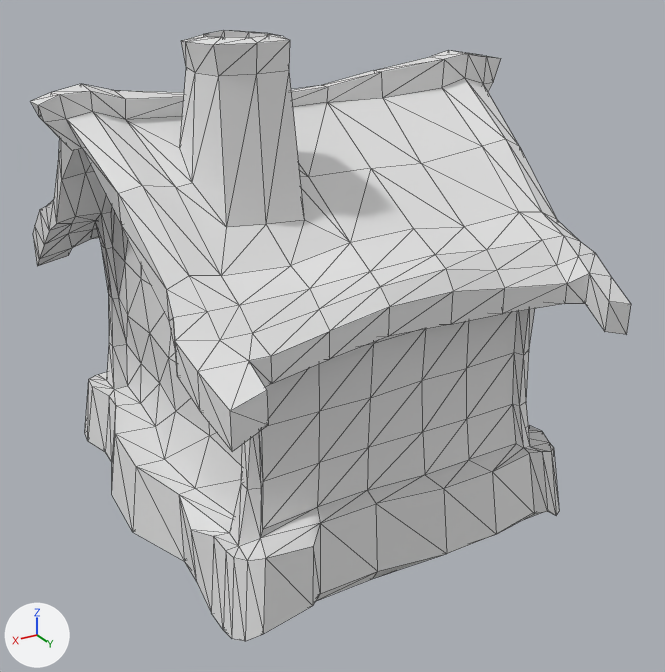
Two versions of the glTF model client/assets/models/buildings/cottage.glb, one commit apart.
Rendered twice from a 50 mm camera at (6.49, 11.98, 7.6) aimed at (-0.23, 0.8, 2.01). The axes (+X, +Y, +Z) are drawn at lower left. The lights are the same throughout. Mesh edges are drawn as thin lines. Vertices at the same position are counted once.
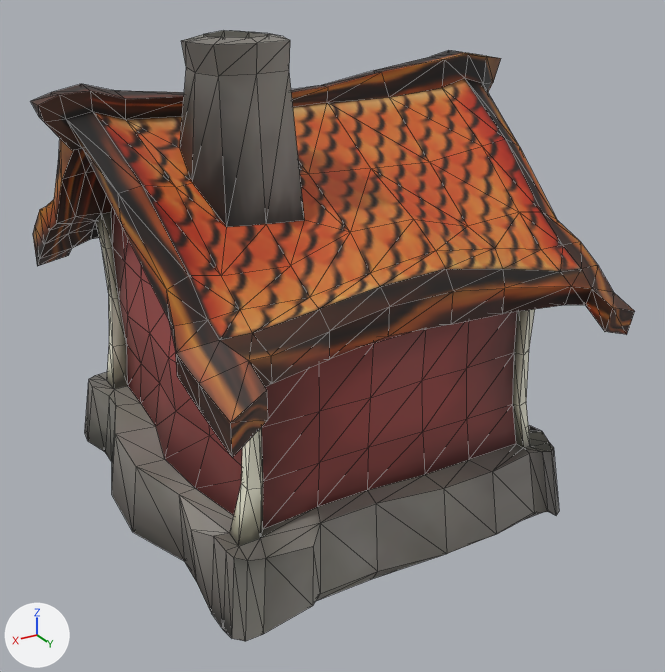
Where the change shows, as pixel boxes (x1, y1, x2, y2) in the pictures (665 x 672 px; the box of a moved part takes in the faces that stretch with it):
'Cube', recoloured, reshaped, surface changed
    before: (30, 30, 631, 641)
    after: (30, 30, 635, 641)
part 1 of me_cube_001, moved or reshaped
    before: (167, 59, 631, 452)
    after: (167, 59, 635, 458)
part 2 of me_cube_001, surface changed
    both: (30, 50, 577, 387)

The change, as a list of edits to the scene's bpy script:
```text
Change me_cube_001:
    where me_cube_001.from_pydata(...)  # 738 vertices, 1472 faces; spans x -3.76..3.64, y -3.68..4.08, z -0.55..6.58
    me_cube_001 part 1
    add for i in [113, 238, 356, 376, 737]: me_cube_001.vertices[i].co += Vector((0.0, 0.0, -0.14))
    add for i in [339, 731, 732]: me_cube_001.vertices[i].co += Vector((-0.02, 0.06, -0.08))
    add for i in [234, 361, 362]: me_cube_001.vertices[i].co += Vector((0.0, 0.0, -0.02))
    me_cube_001.vertices[202].co: (-0.54, 2.37, 4.08) -> (-0.54, 2.37, 4.21)  # pixel (413, 228) -> pixel (413, 219)
    me_cube_001.vertices[204].co: (0.52, 1.43, 4.71) -> (0.52, 1.43, 4.74)  # pixel (308, 177) -> pixel (308, 174)
    me_cube_001.vertices[205].co: (0.5, 2.45, 4.07) -> (0.5, 2.45, 4.21)  # pixel (350, 242) -> pixel (350, 232)
    me_cube_001.vertices[208].co: (-1.37, 1.37, 4.67) -> (-1.51, 1.37, 4.67)  # pixel (421, 163) -> pixel (429, 161)
    me_cube_001.vertices[215].co: (-1.5, 0.16, 5.41) -> (-1.61, 0.16, 5.41)  # pixel (382, 97) -> pixel (389, 97)
    me_cube_001.vertices[233].co: (-0.5, 2.92, 3.87) -> (-0.5, 2.92, 3.93)  # pixel (435, 254) -> pixel (435, 250)
    me_cube_001.vertices[236].co: (2.3, 2.92, 3.74) -> (2.3, 2.92, 3.68)  # pixel (239, 305) -> pixel (239, 309)
    me_cube_001.vertices[242].co: (-1.4, 2.37, 3.97) -> (-1.46, 2.37, 3.97)  # pixel (464, 226) -> pixel (467, 226)
    me_cube_001.vertices[243].co: (-1.36, 2.92, 3.8) -> (-1.49, 2.92, 3.8)  # pixel (486, 249) -> pixel (494, 248)
    me_cube_001.vertices[252].co: (1.37, 2.92, 3.76) -> (1.37, 2.92, 3.65)  # pixel (309, 288) -> pixel (309, 297)
    me_cube_001.vertices[274].co: (2.7, 2.92, 3.74) -> (2.7, 2.92, 3.63)  # pixel (207, 311) -> pixel (207, 320)
    me_cube_001.vertices[292].co: (3.09, 2.87, 3.73) -> (3.09, 2.87, 3.63)  # pixel (173, 317) -> pixel (173, 326)
    me_cube_001.vertices[338].co: (-3.13, 3.19, 3.53) -> (-3.15, 3.25, 3.36)  # pixel (595, 252) -> pixel (598, 265)
    me_cube_001.vertices[340].co: (-2.75, 3.24, 3.56) -> (-2.77, 3.3, 3.39)  # pixel (578, 256) -> pixel (581, 268)
    me_cube_001.vertices[348].co: (-1.36, 3.15, 3.57) -> (-1.46, 3.15, 3.57)  # pixel (496, 270) -> pixel (502, 269)
    me_cube_001.vertices[358].co: (-3.13, 3.53, 3.27) -> (-3.15, 3.59, 3.06)  # pixel (611, 276) -> pixel (613, 292)
    me_cube_001.vertices[359].co: (-2.35, 3.47, 3.3) -> (-2.37, 3.54, 3.28)  # pixel (566, 283) -> pixel (571, 286)
    me_cube_001.vertices[360].co: (-2.68, 3.53, 3.41) -> (-2.7, 3.59, 3.2)  # pixel (589, 273) -> pixel (591, 288)
    me_cube_001.vertices[735].co: (2.49, 3.95, 2.71) -> (2.49, 3.95, 2.77)  # pixel (268, 425) -> pixel (267, 420)
    me_cube_001.vertices[736].co: (2.99, 4.08, 2.58) -> (2.99, 4.08, 2.51)  # pixel (232, 451) -> pixel (232, 457)
    me_cube_001 part 2: texture (UV) coordinates of 630 of 1472 faces, centred in x -3.69..3.61, y -3.68..4.04, z -0.55..5.96, changed; they spanned u 0.01..0.71, v 0.11..0.99 and now span u 0.5..0.98, v -0.29..0.7
    add me_cube_001.materials.append(mat_material_001)  # picture img_atlas_2k_diff
```
